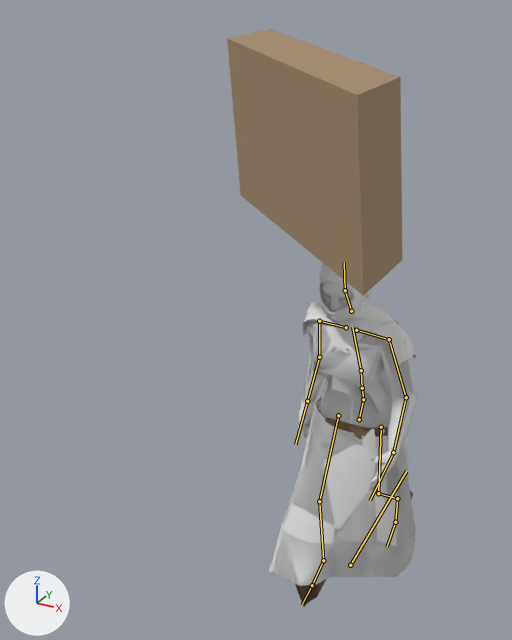
The glTF model game/assets/modelle/figuren/probe/passant_probe_frau.glb, before and after one commit.
Rendered twice from a 50 mm camera at (0.85, -2.46, 2.36) aimed at (-0.33, -0.31, 1.29). Arrows for +X, +Y and +Z are at lower left; the lights stay in place. The picture after the commit comes second. Both versions are drawn at frame 20 of the action 'Gehen'; the numbers are the values there. The bones that bend it are drawn over the model as lines.

In view in the first picture: 'Fern_gebende', 'Fern_haube', 'Last', 'Nah_gebende', 'Nah_haube'.
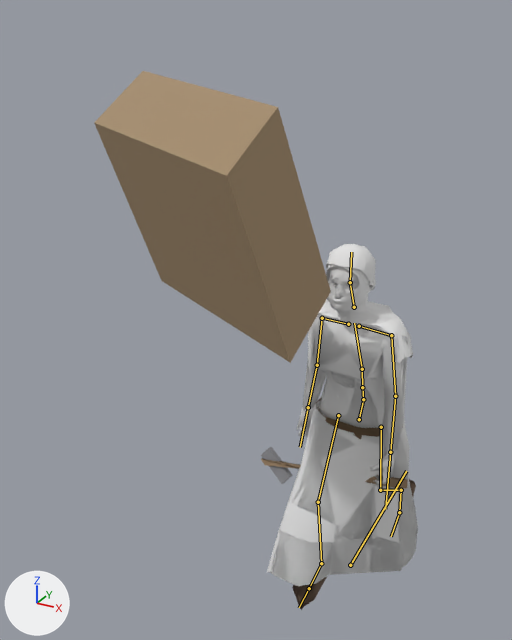
The edits, one by one:
Bone 'LeftUpperLeg' (bone_leftupperleg) turns from (16, 0, 2) to (19, 1, 0) degrees about its own x, y and z.
Bone 'LeftToes' (bone_lefttoes) turns from (0, 0, 0) to (-3, 0, -4) degrees about its own x, y and z.
Bone 'RightUpperLeg' (bone_rightupperleg) turns from (-16, -1, -13) to (-18, -1, -14) degrees about its own x, y and z.
Bone 'Spine' (bone_spine) turns from (0, 0, 0) to (-3, 0, 0) degrees about its own x, y and z.
Bone 'LeftUpperArm' (bone_leftupperarm) turns from (18, 12, -19) to (23, 2, -31) degrees about its own x, y and z.
Bone 'LeftLowerArm' (bone_leftlowerarm) turns from (3, -40, 0) to (-23, -19, 10) degrees about its own x, y and z.
Bone 'LeftHand' (bone_lefthand) turns from (9, -3, 4) to (-13, -5, -4) degrees about its own x, y and z.
Bone 'Neck' (bone_neck) turns from (-10, 1, -3) to (-17, 2, -2) degrees about its own x, y and z.
Bone 'RightUpperArm' (bone_rightupperarm) turns from (-4, 3, 28) to (8, 7, 34) degrees about its own x, y and z.
Bone 'RightLowerArm' (bone_rightlowerarm) turns from (-9, 18, 3) to (-30, 13, -9) degrees about its own x, y and z.
Bone 'RightHand' (bone_righthand) turns from (-8, 3, 4) to (-13, 5, 4) degrees about its own x, y and z.

What differs and where, as boxes (x1, y1, x2, y2) in the pictures (512 x 640 px):
'Last', posed (34% wider, 9% taller)
    before: (227, 29, 403, 296)
    after: (94, 71, 331, 363)
'Nah_haube', posed (7% taller)
    before: (273, 265, 415, 607)
    after: (270, 244, 417, 610)
'Fern_haube', posed (7% taller)
    before: (272, 264, 416, 604)
    after: (270, 244, 418, 609)
'Fern_gebende', posed (8% taller)
    before: (269, 263, 416, 590)
    after: (267, 248, 416, 601)
'Nah_gebende', posed
    before: (296, 278, 418, 606)
    after: (300, 264, 413, 474)
'Werkzeug', now drawn
    after: (261, 447, 408, 489)
bone 'LeftUpperLeg', root to tip
    before: (381, 427) to (378, 493)
    after: (381, 427) to (380, 490)
bone 'LeftToes', root to tip
    before: (395, 522) to (387, 546)
    after: (399, 512) to (391, 536)
bone 'RightUpperLeg', root to tip
    before: (338, 415) to (319, 501)
    after: (338, 415) to (318, 502)
bone 'Spine', root to tip
    before: (363, 399) to (362, 388)
    after: (363, 399) to (362, 387)
bone 'LeftUpperArm', root to tip
    before: (389, 339) to (406, 397)
    after: (391, 335) to (395, 396)
bone 'LeftLowerArm', root to tip
    before: (406, 397) to (393, 452)
    after: (395, 396) to (390, 452)
bone 'LeftHand', root to tip
    before: (393, 452) to (370, 500)
    after: (390, 452) to (385, 509)
bone 'Neck', root to tip
    before: (351, 311) to (345, 290)
    after: (354, 307) to (350, 282)
bone 'RightUpperArm', root to tip
    before: (319, 321) to (319, 357)
    after: (322, 318) to (317, 365)
bone 'RightLowerArm', root to tip
    before: (319, 357) to (307, 401)
    after: (317, 365) to (308, 407)
bone 'RightHand', root to tip
    before: (307, 401) to (295, 444)
    after: (308, 407) to (300, 447)
